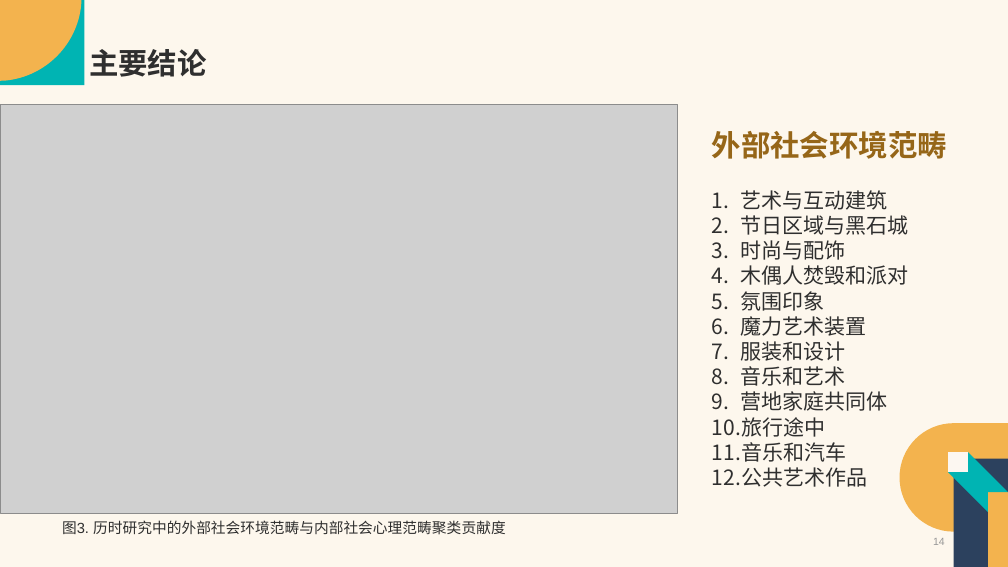
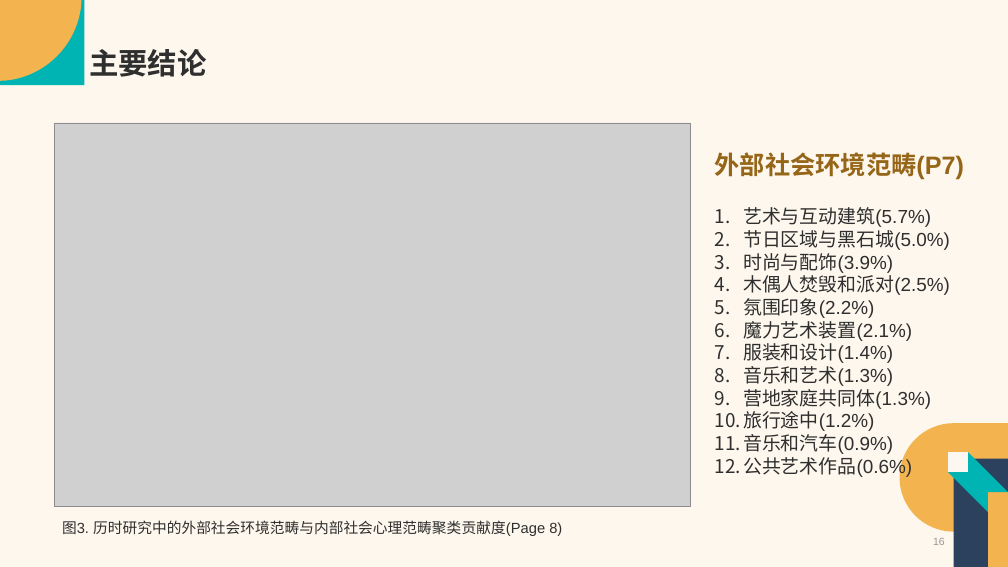
Before and after one commit to Vaelubo/Research, a slide deck: slide 16 of SSCI文章汇报-卢波.pptx (slide 14 before the commit). Drawn at 1008x567 pixels with LibreOffice and Linux fonts; fonts in the diff are those of the drawing; grey boxes stand for pictures. Boxes give left, top, right and bottom in pixels: in the first picture for what was removed or moved away, otherwise in the second. Text is boxed around its words. In the diff, an @@ line names an element or a change of style, - is before the commit and + after.

```diff
--- a/SSCI文章汇报-卢波.pptx
+++ b/SSCI文章汇报-卢波.pptx
@@ picture: place and size @@
-picture at (0, 104, 678, 513)
+picture at (54, 123, 690, 507)
@@ text at (715, 152, 964, 478): text changed; size 20 to 18 pt @@
-外部社会环境范畴
-1. 艺术与互动建筑
-2. 节日区域与黑石城
-3. 时尚与配饰
-4. 木偶人焚毁和派对
-5. 氛围印象
-6. 魔力艺术装置
-7. 服装和设计
-8. 音乐和艺术
-9. 营地家庭共同体
-10. 旅行途中
-11. 音乐和汽车
-12. 公共艺术作品
+外部社会环境范畴(P7)
+1. 艺术与互动建筑(5.7%)
+2. 节日区域与黑石城(5.0%)
+3. 时尚与配饰(3.9%)
+4. 木偶人焚毁和派对(2.5%)
+5. 氛围印象(2.2%)
+6. 魔力艺术装置(2.1%)
+7. 服装和设计(1.4%)
+8. 音乐和艺术(1.3%)
+9. 营地家庭共同体(1.3%)
+10. 旅行途中(1.2%)
+11. 音乐和汽车(0.9%)
+12. 公共艺术作品(0.6%)
@@ text at (62, 520, 562, 536): text changed @@
-图3. 历时研究中的外部社会环境范畴与内部社会心理范畴聚类贡献度
+图3. 历时研究中的外部社会环境范畴与内部社会心理范畴聚类贡献度(Page 8)
@@ page number at (933, 538, 945, 545): text changed @@
-14
+16
```
Also in this commit, not shown: 11 other slides changed, 3 slides added, 1 other file.
